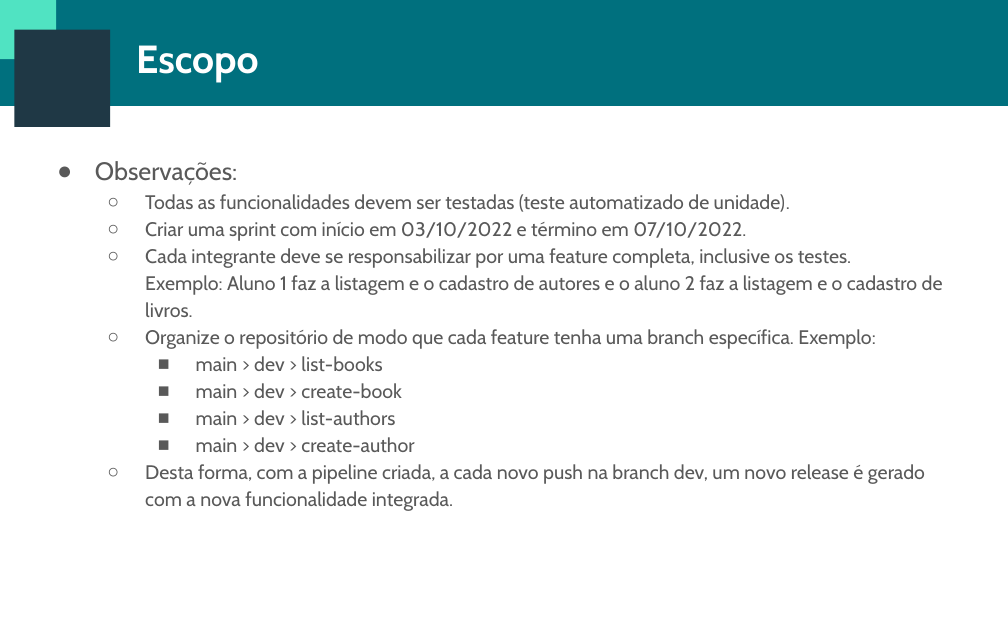
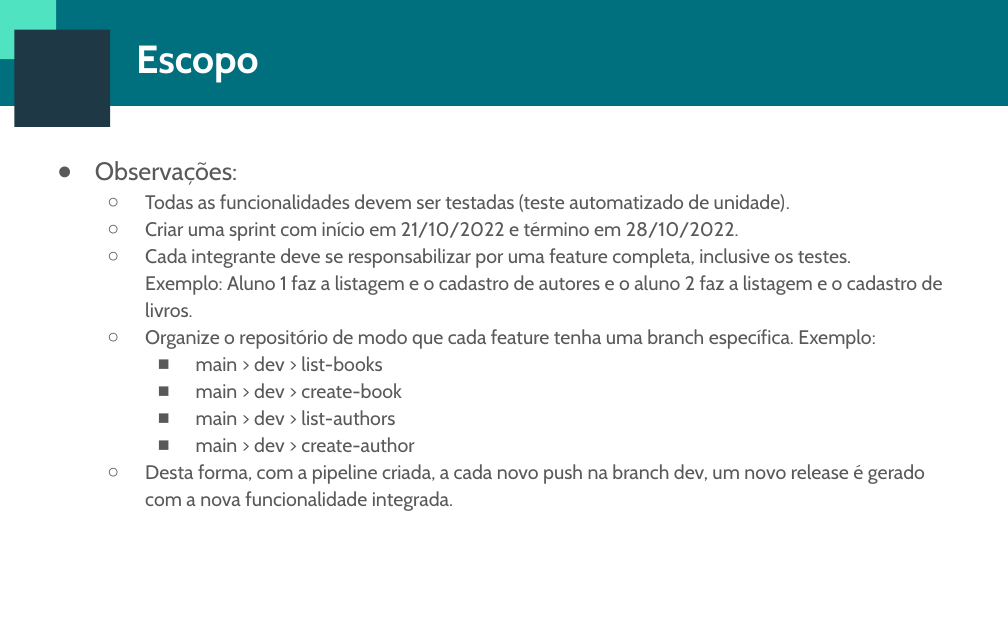
Before and after one commit to cteds/introducao_devops_segundo_oferecimento, a slide deck: slide 4 of avaliacao/escopo.pptx. Drawn at 1008x630 pixels with LibreOffice and Linux fonts; fonts in the diff are those of the drawing; background and template pictures are left out. Boxes give left, top, right and bottom in pixels: in the first picture for what was removed or moved away, otherwise in the second. Text is boxed around its words. In the diff, an @@ line names an element or a change of style, - is before the commit and + after.

Commit message:
atualiza escopo avaliacao

```diff
--- a/avaliacao/escopo.pptx
+++ b/avaliacao/escopo.pptx
@@ text at [145,222,739,241]: text changed @@
-  ○ Criar uma sprint com início em 03/10/2022 e término em 07/10/2022.
+  ○ Criar uma sprint com início em 21/10/2022 e término em 28/10/2022.
```
Also in this commit, not shown: 2 other slides changed, 2 other files.
